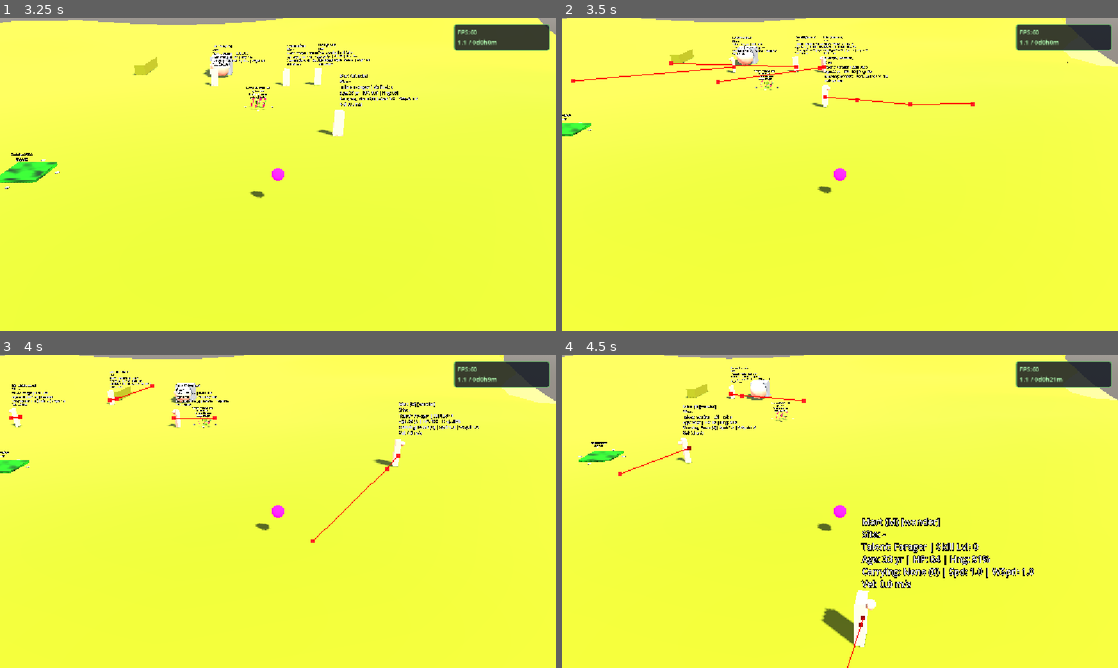
Above: before the commit, frames 1-4 (two rows, left to right).
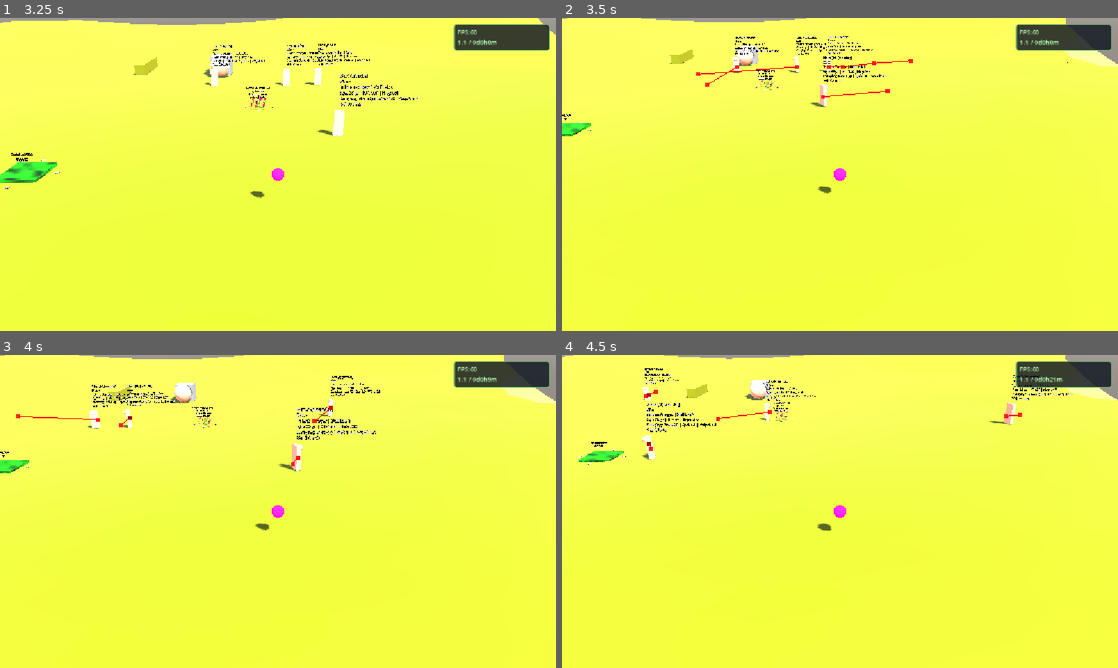
Above: after the commit, the same moments.

Repository: snowydad/Tribe
Game: Godot game, scene res://src/main/main.tscn
Same seed, same stepped clock (60 frames per second), same inputs: the game is played once before the commit and once after it. The project has no main scene, so this scene is started directly.
Inputs (mouse positions are in pixels of both pictures, inside the frame that each line leads up to):
- Up to frame 1 (3.25 s): tap Enter at 0.5, 2 s; move the mouse to (400, 158) at 0.52 s; tap 0 at 0.6 s; click (400, 158) at 0.67 s; tap Space at 1.25, 2.75 s; drag from (166, 190) to (250, 237) at 1.27 s; move the mouse to (333, 105) at 2.02 s; tap 2 at 2.1 s; click (333, 105) at 2.17 s; drag from (250, 237) to (111, 127) at 2.77 s
- Up to frame 2 (3.5 s): no input
- Up to frame 3 (4 s): move the mouse to (444, 558) at 3.52 s; tap 4 at 3.6 s; click (444, 558) at 3.67 s
- Up to frame 4 (4.5 s): drag from (673, 464) to (756, 433) at 4.27 s

Frame 1 is identical in both runs. In frame 2, 1.4% of the frame differs, in the area x 1-75%, y 5-29%; in frame 3, 2.4%; in frame 4, 4.0%, in the area x 10-92%, y 3-100%.

Commit message:
Char behavior

Diff:
--- a/src/characters/character.gd
+++ b/src/characters/character.gd
@@ -1,6 +1,6 @@
 # ==============================================================================
 # character.gd — FSM, nav, work, drop. Matrix → CharacterDecision.
-# ОБНОВЛЕНО: 2026-10-12 — wander y>-1, 1 try/frame (no FPS spike)
+# ОБНОВЛЕНО: 2026-10-13 — wander speed only (age later)
 # ==============================================================================
 extends CharacterBody3D
 
@@ -72,6 +72,9 @@
 var wander_radius_min: float = 5.0
 var wander_radius_max: float = 15.0
 var wander_min_y: float = -1.0  # ниже — вода; y > -1 ок (по пояс)
+var wander_speed_min: float = 0.5  # доля move_speed при stroll
+var wander_speed_max: float = 0.75
+var _wander_speed_factor: float = 0.6  # rand на каждый wander
 
 var work_speed: float = 1.0
 var eat_speed: float = 1.0
@@ -117,6 +120,8 @@
 			wander_radius_min = float(ConfigLoader.get_character_value("base_stats", "wander_radius_min", wander_radius_min))
 			wander_radius_max = float(ConfigLoader.get_character_value("base_stats", "wander_radius_max", wander_radius_max))
 			wander_min_y = float(ConfigLoader.get_character_value("base_stats", "wander_min_y", wander_min_y))
+			wander_speed_min = float(ConfigLoader.get_character_value("base_stats", "wander_speed_min", wander_speed_min))
+			wander_speed_max = float(ConfigLoader.get_character_value("base_stats", "wander_speed_max", wander_speed_max))
 		elif ConfigLoader.has_method("get_config_value"):
 			speed = float(ConfigLoader.get_config_value("character", "base_stats", "move_speed", speed))
 			work_speed = float(ConfigLoader.get_config_value("character", "base_stats", "work_speed", work_speed))
@@ -133,6 +138,8 @@
 			wander_radius_min = float(ConfigLoader.get_config_value("character", "base_stats", "wander_radius_min", wander_radius_min))
 			wander_radius_max = float(ConfigLoader.get_config_value("character", "base_stats", "wander_radius_max", wander_radius_max))
 			wander_min_y = float(ConfigLoader.get_config_value("character", "base_stats", "wander_min_y", wander_min_y))
+			wander_speed_min = float(ConfigLoader.get_config_value("character", "base_stats", "wander_speed_min", wander_speed_min))
+			wander_speed_max = float(ConfigLoader.get_config_value("character", "base_stats", "wander_speed_max", wander_speed_max))
 
 	# Настройка агента и подключение RVO2 Avoidance
 	if nav_agent:
@@ -627,7 +634,7 @@
 		move_and_slide()
 		return
 	var move_dir := to / dist
-	var move_spd: float = speed * _energy_mult()
+	var move_spd: float = get_current_move_speed()
 	var vx: float = move_dir.x * move_spd
 	var vz: float = move_dir.z * move_spd
 	var step_len: float = Vector2(vx * delta, vz * delta).length()
@@ -760,7 +767,7 @@
 		return
 
 	var move_dir: Vector3 = dir / next_dist
-	var move_spd: float = speed * _energy_mult()
+	var move_spd: float = get_current_move_speed()
 	var target_vel_x: float = move_dir.x * move_spd
 	var target_vel_z: float = move_dir.z * move_spd
 	var step_len2: float = Vector2(target_vel_x * delta, target_vel_z * delta).length()
@@ -851,7 +858,7 @@
 			if WorkSite.can_accept(target_harvest, self):
 				start_harvesting(target_harvest)
 				return
-			wander_nearby(10.0, 15.0)
+			wander_nearby()
 			return
 
 		if decision.hands_busy():
@@ -901,6 +908,18 @@
 	return 1.0
 
 
+## speed * energy * (wander 0.5..0.75 if stroll). age — позже
+func get_current_move_speed() -> float:
+	var s: float = speed * _energy_mult()
+	if move_intent == "wander":
+		var wmin: float = wander_speed_min
+		var wmax: float = wander_speed_max
+		if wmax < wmin:
+			wmax = wmin
+		s *= clampf(_wander_speed_factor, wmin, wmax) if _wander_speed_factor > 0.0 else randf_range(wmin, wmax)
+	return maxf(s, 0.05)
+
+
 func _near_site(site: Node3D, mult: float = 1.0) -> bool:
 	if not site or not is_instance_valid(site):
 		return false
@@ -923,7 +942,7 @@
 	# Готовность — у объекта (WorkSite)
 	if not WorkSite.can_accept(target_harvest, self):
 		# не готов → wander, после прихода process_idle снова проверит
-		wander_nearby(10.0, 15.0)
+		wander_nearby()
 		return
 
 	var required_time: float = WorkSite.get_time(target_harvest, default_gather_time)
@@ -1041,7 +1060,7 @@
 			if WorkSite.can_accept(target_harvest, self):
 				start_harvesting(target_harvest)
 			else:
-				wander_nearby(10.0, 15.0)
+				wander_nearby()
 			return
 		current_state = State.IDLE
 
@@ -1176,6 +1195,11 @@
 func wander_nearby(radius_min: float = -1.0, radius_max: float = -1.0) -> void:
 	_awaiting_drop_decide = false
 	_drop_think_left = -1.0
+	var wmin: float = wander_speed_min
+	var wmax: float = wander_speed_max
+	if wmax < wmin:
+		wmax = wmin
+	_wander_speed_factor = randf_range(wmin, wmax)
 	var rmin: float = wander_radius_min if radius_min < 0.0 else radius_min
 	var rmax: float = wander_radius_max if radius_max < 0.0 else radius_max
 	if rmax < rmin:
--- a/src/environment/dev_obstacle.tscn
+++ b/src/environment/dev_obstacle.tscn
@@ -27,3 +27,5 @@
 transform = Transform3D(1, 0, 0, 0, 1, 0, 0, 0, 1, -0.005954027, 0, -0.023815513)
 radius = 1.1
 vertices = PackedVector3Array(-0.5395535, 0, 2.3753529, -0.506, 0, -2.3, 0.046226144, 0, -2.7832894, 0.5623226, 0, -2.3097148, 0.4820242, 0, 2.3329985)
+affect_navigation_mesh = true
+carve_navigation_mesh = true
Not shown, changed: assets/config/character.ini
